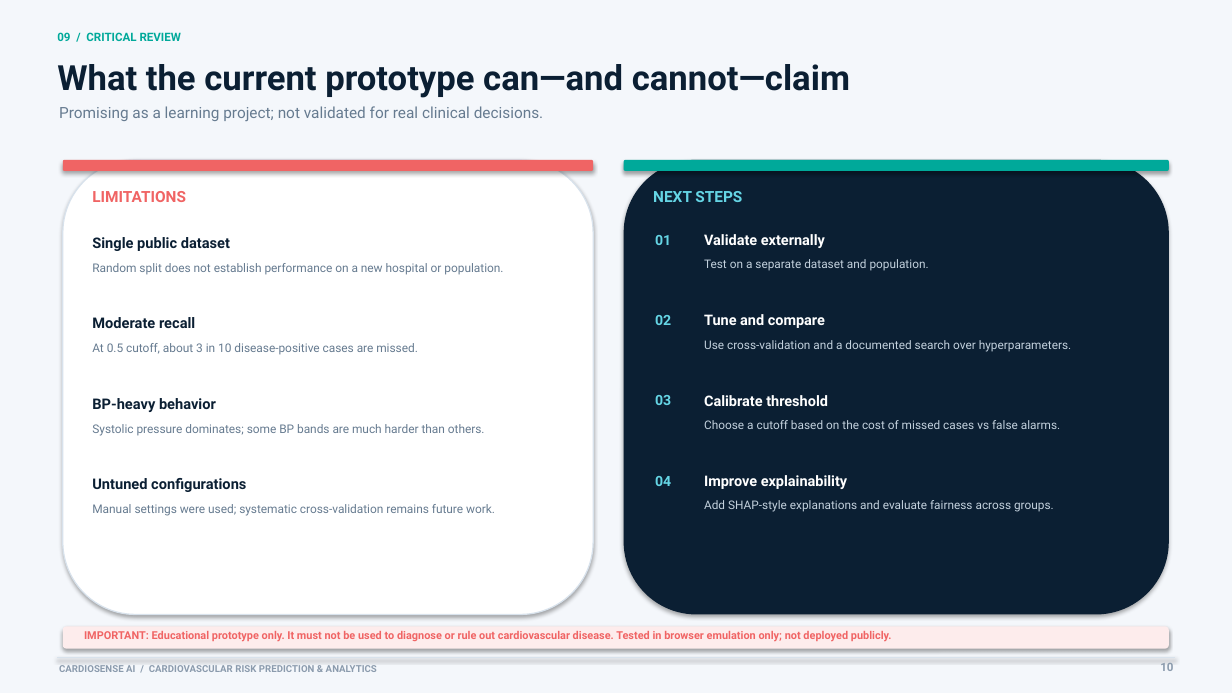
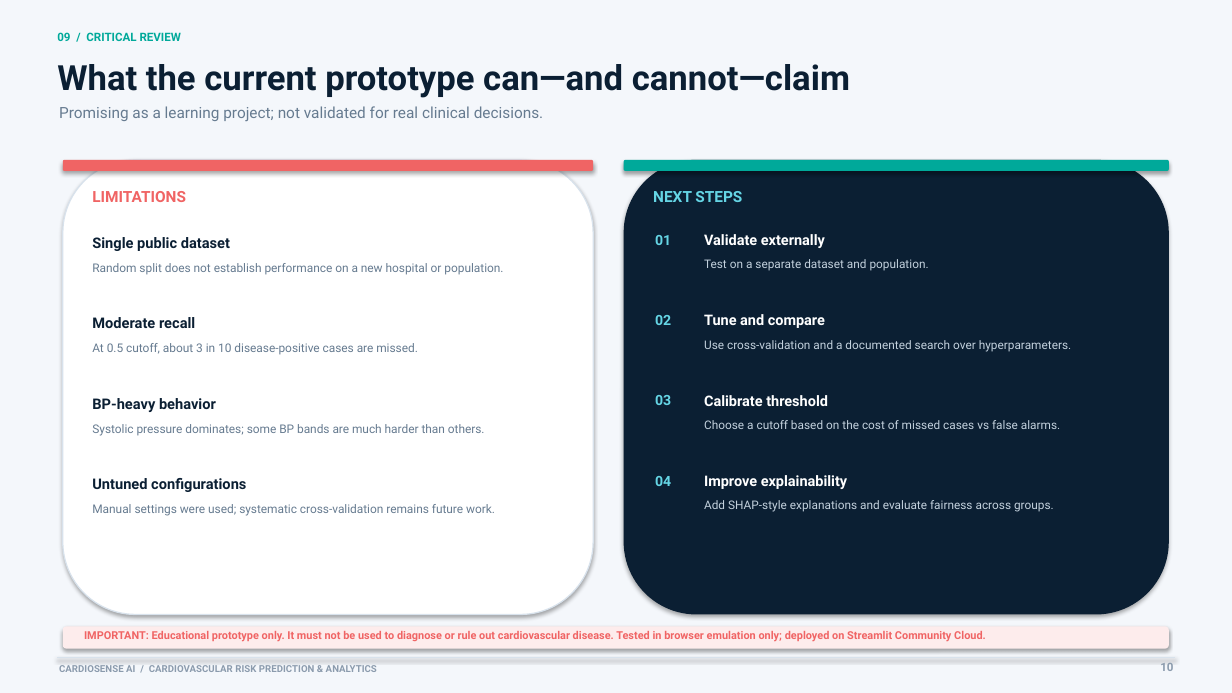
Before and after one commit to Anamom-exd/CardioSense-AI, a slide deck: slide 10 of CardioSense_AI_Presentation.pptx. Drawn at 1232x693 pixels with LibreOffice and Linux fonts; fonts in the diff are those of the drawing. Boxes give left, top, right and bottom in pixels: in the first picture for what was removed or moved away, otherwise in the second. Text is boxed around its words. In the diff, an @@ line names an element or a change of style, - is before the commit and + after.

```diff
--- a/CardioSense_AI_Presentation.pptx
+++ b/CardioSense_AI_Presentation.pptx
@@ text at (84, 631, 986, 641): text changed @@
-IMPORTANT: Educational prototype only. It must not be used to diagnose or rule out cardiovascular disease. Tested in browser emulation only; not deployed publicly.
+IMPORTANT: Educational prototype only. It must not be used to diagnose or rule out cardiovascular disease. Tested in browser emulation only; deployed on Streamlit Community Cloud.
```
Also in this commit, not shown: 1 other slide changed, 4 other files.
